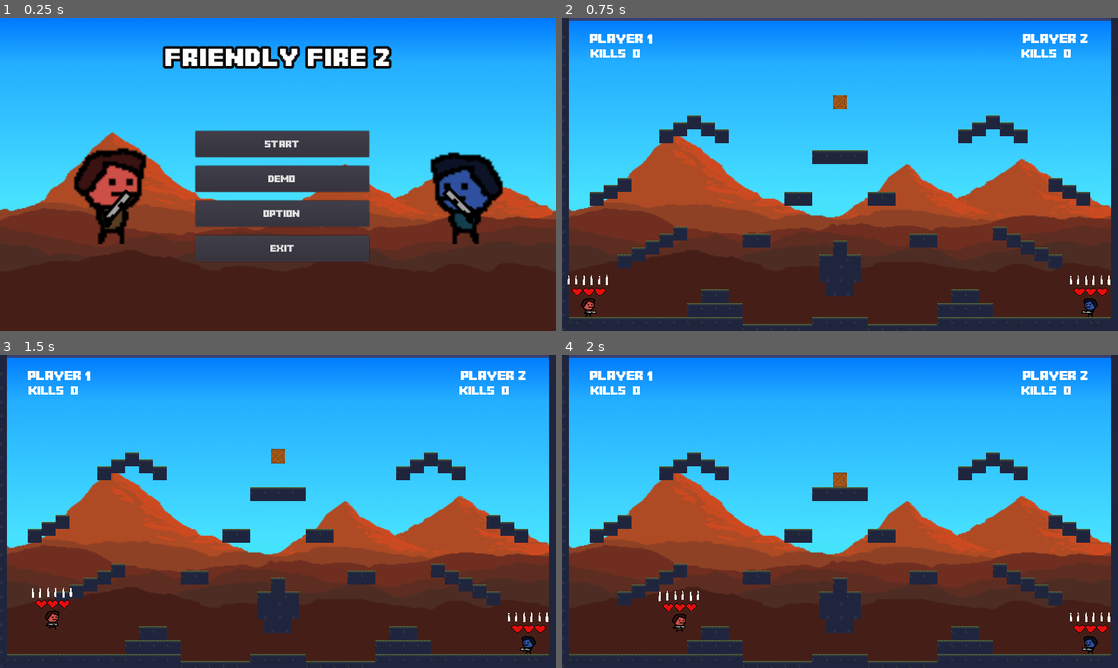
Above: before the commit, frames 1-4 (two rows, left to right).
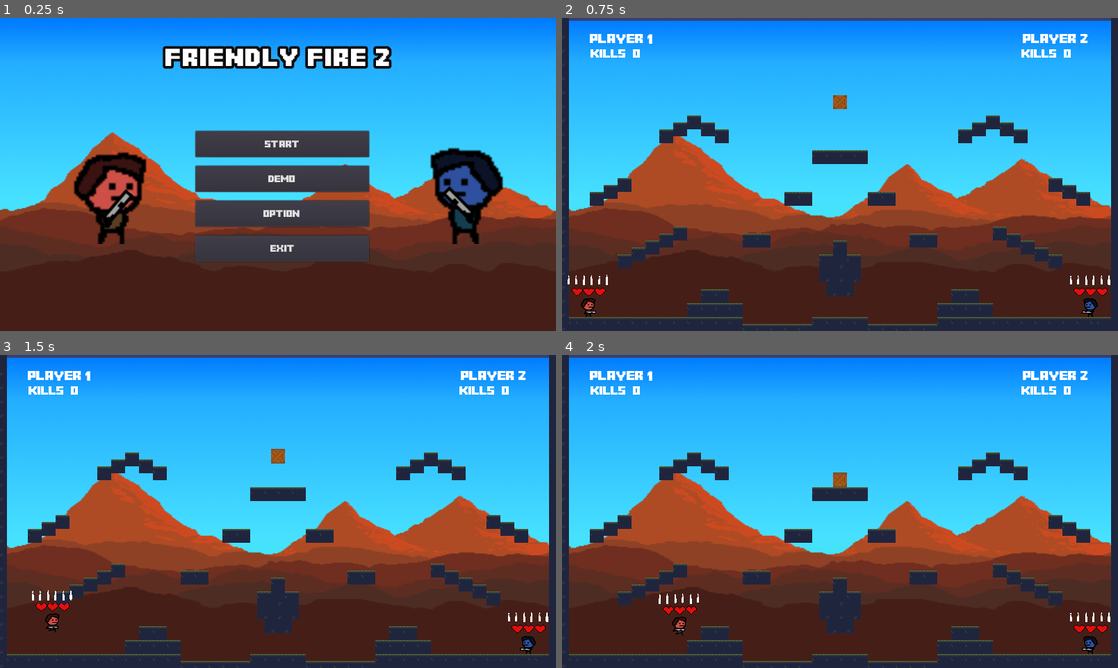
Above: after the commit, the same moments.

Repository: Toefge/InteraktiveSysteme
Game: Godot game, scene res://Menu/Menu.tscn
Two runs of this game, one before a commit and one after it. Both use one fixed random seed, a clock stepped at 60 frames per second and the inputs below.
Inputs (mouse positions are in pixels of both pictures, inside the frame that each line leads up to):
- Up to frame 1 (0.25 s): no input
- Up to frame 2 (0.75 s): click "Start" at 0.5 s
- Up to frame 3 (1.5 s): move the mouse to (400, 495) at 1.27 s; hold D (right) from 1.28 s (still down); tap W (up) at 1.35 s
- Up to frame 4 (2 s): keep holding D (right); tap W (up) at 1.52, 1.82 s

The runs differ from the first frame. In frame 1, 2.4% of the frame differs, in the area x 13-91%, y 41-66%; in frame 2, nothing differs; in frame 3, 0.3%; in frame 4, 0.3%.

Commit message:
Sprung ist ein bisschen grosser und bequemer

Diff:
--- a/Menu/Menu.tscn
+++ b/Menu/Menu.tscn
@@ -203,7 +203,6 @@
 scale = Vector2( 5, 5 )
 frames = SubResource( 15 )
 animation = "idle"
-frame = 1
 playing = true
 
 [node name="Player2" type="AnimatedSprite" parent="."]
@@ -213,6 +212,7 @@
 scale = Vector2( 5, 5 )
 frames = SubResource( 15 )
 animation = "idle"
+frame = 1
 playing = true
 flip_h = true
 
@@ -232,7 +232,6 @@
 offset = Vector2( 0, -5 )
 flip_v = true
 script = ExtResource( 8 )
-
 [connection signal="pressed" from="ButtonStart" to="." method="_on_ButtonStart_pressed"]
 [connection signal="pressed" from="ButtonOption" to="." method="_on_ButtonOption_pressed"]
 [connection signal="pressed" from="ButtonDemo" to="." method="_on_ButtonDemo_pressed"]
--- a/playerMechanics/playerScript.gd
+++ b/playerMechanics/playerScript.gd
@@ -76,7 +76,7 @@
 		move.x = speed.x * direction.x
 		move.y += gravity * get_physics_process_delta_time()  #Maybe play with gravity for a gamemode?
 		if direction.y == -1.0:
-			move.y = speed.y * direction.y
+			move.y = speed.y * direction.y + 100
 		if is_jump_interrupted:
 			move.y = fall_speed
 
